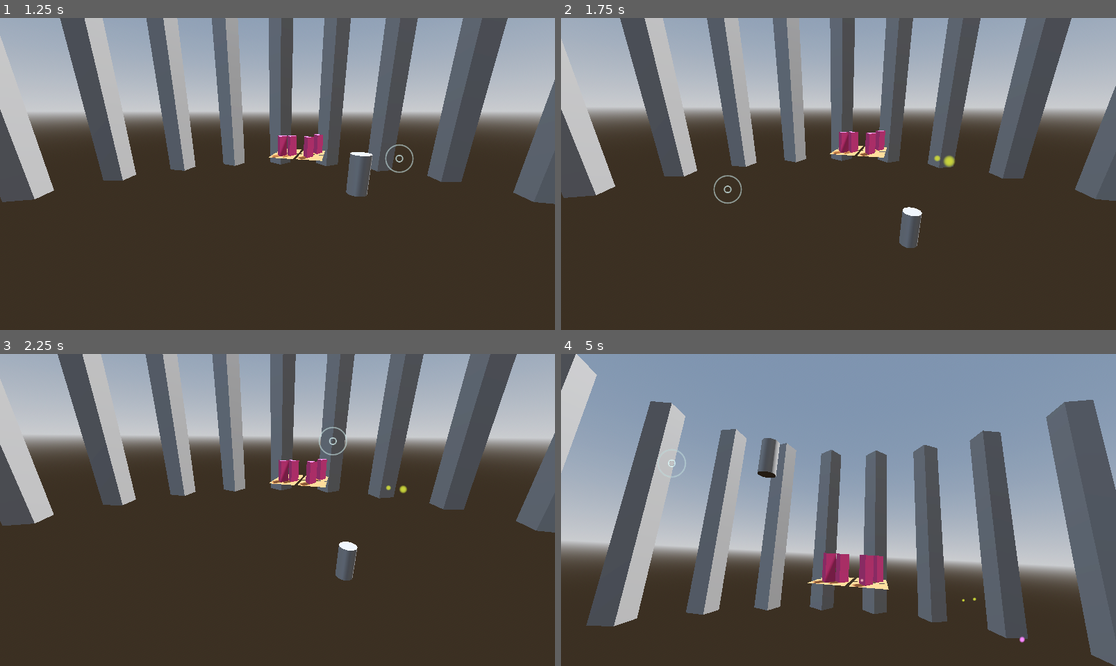
Above: before the commit, frames 1-4 (two rows, left to right).
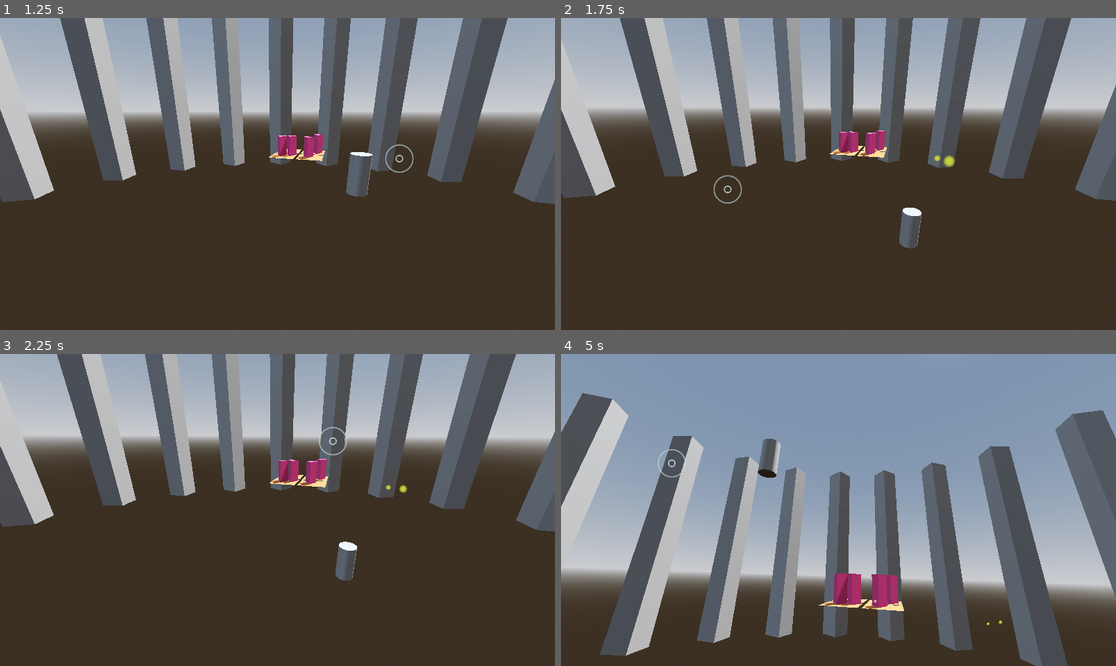
Above: after the commit, the same moments.

Repository: Cammymoop/ictgamejam-winter-2026
Game: Godot game, scene res://main_game_scene.tscn
The game is run twice, just before and just after one commit, with the same random seed, the same clock (stepped at 60 frames per second) and the same inputs.
Inputs (mouse positions are in pixels of both pictures, inside the frame that each line leads up to):
- Up to frame 1 (1.25 s): tap Enter at 0.5 s; move the mouse to (399, 158) at 0.52 s; press the mouse at (399, 158) at 0.53 s; hold D (move_right) from 0.53 s (still down)
- Up to frame 2 (1.75 s): tap Space at 1.25 s; move the mouse to (727, 189) at 1.27 s; release D (move_right) at 1.28 s; release the mouse at (727, 189) at 1.28 s; hold S (move_down) from 1.28 s (still down); tap 1 (weapon_1) at 1.35 s
- Up to frame 3 (2.25 s): move the mouse to (333, 441) at 2.02 s; release S (move_down) at 2.03 s; hold D (move_right) from 2.03 s (still down); hold 2 (weapon_2) from 2.03 s (still down)
- Up to frame 4 (5 s): move the mouse to (810, 572) at 2.77 s; release D (move_right) at 2.78 s; release 2 (weapon_2) at 2.78 s; hold W (move_up) 2.78-3.53 s; tap 3 (weapon_3) at 2.85 s; click (810, 572) at 2.92 s; move the mouse to (1005, 556) at 3.52 s; press the mouse at (1005, 556) at 3.53 s; hold A (move_left) from 3.53 s (still down); move the mouse to (672, 463) at 4.27 s; release the mouse at (672, 463) at 4.28 s; tap 1 (weapon_1) at 4.35 s

Frame 1 is identical in both runs. In frame 2, 0.2% of the frame differs, in the area x 0-100%, y 0-74%; in frame 3, 0.7%; in frame 4, 45%, in the area x 0-100%, y 0-100%.

Commit message:
adjust path

Diff:
--- a/assets/world_scene.tscn
+++ b/assets/world_scene.tscn
@@ -26,10 +26,10 @@
 [sub_resource type="Curve3D" id="Curve3D_q24km"]
 closed = true
 _data = {
-"points": PackedVector3Array(0, 0, 0, 0, 0, 0, 13.283602, 14 …(95 unchanged characters)… 2.702268, -6.9116855, 0, 0, 0, 0, 0, 0, -1.4517655, 19.810246, -19.461506, 0, 0, 0, 0, 0, 0, 0.7231941, 14.024141, -33.838577, 0, 0,  …(297 unchanged characters)…
-"tilts": PackedFloat32Array(0, 0, 0, 0, 0, 0, 0, 0, 0, 0, 0)
+"points": PackedVector3Array(0, 0, 0, 0, 0, 0, 13.283602, 14 …(95 unchanged characters)… 2.702268, -6.9116855, 0, 0, 0, 0, 0, 0, 0.7231941, 14.024141, -33.838577, 0, 0,  …(297 unchanged characters)…
+"tilts": PackedFloat32Array(0, 0, 0, 0, 0, 0, 0, 0, 0, 0)
 }
-point_count = 11
+point_count = 10
 
 [node name="World" type="Node3D" unique_id=1982225913]
 
@@ -83,6 +83,7 @@
 
 [node name="PathFollow3D" type="PathFollow3D" parent="LevelPath/Path3D" unique_id=1948369827]
 transform = Transform3D(0.9626106, -0.07993927, 0.25882062, 0, 0.95546025, 0.2951047, -0.27088484, -0.2840705, 0.91973954, 13.283602, 14.70947, 22.419273)
+tilt_enabled = false
 
 [node name="RemoteTransform3D" type="RemoteTransform3D" parent="LevelPath/Path3D/PathFollow3D" unique_id=1483016685]
 
--- a/player/player.tscn
+++ b/player/player.tscn
@@ -21,7 +21,7 @@
 shape = SubResource("ConvexPolygonShape3D_yw30f")
 
 [node name="WeaponManager" parent="." unique_id=1367059967 instance=ExtResource("2_weapon")]
-weapon_colors = Array[Color]([Color(0.6489241, 0.6994695, 0.1877679, 1), Color(0.6176714, 0.7088072, 0.9886326, 1), Color(0.97340816, 0.43606183, 1, 1)])
+weapon_colors = Array[Color]([Color(0.6489241, 0.6994695, 0.1877679, 1), Color(0.97340816, 0.43606183, 1, 1), Color(0.6176714, 0.7088072, 0.9886326, 1)])
 
 [node name="EntityStats" type="Node" parent="." unique_id=316789595]
 script = ExtResource("3_g1dw6")
